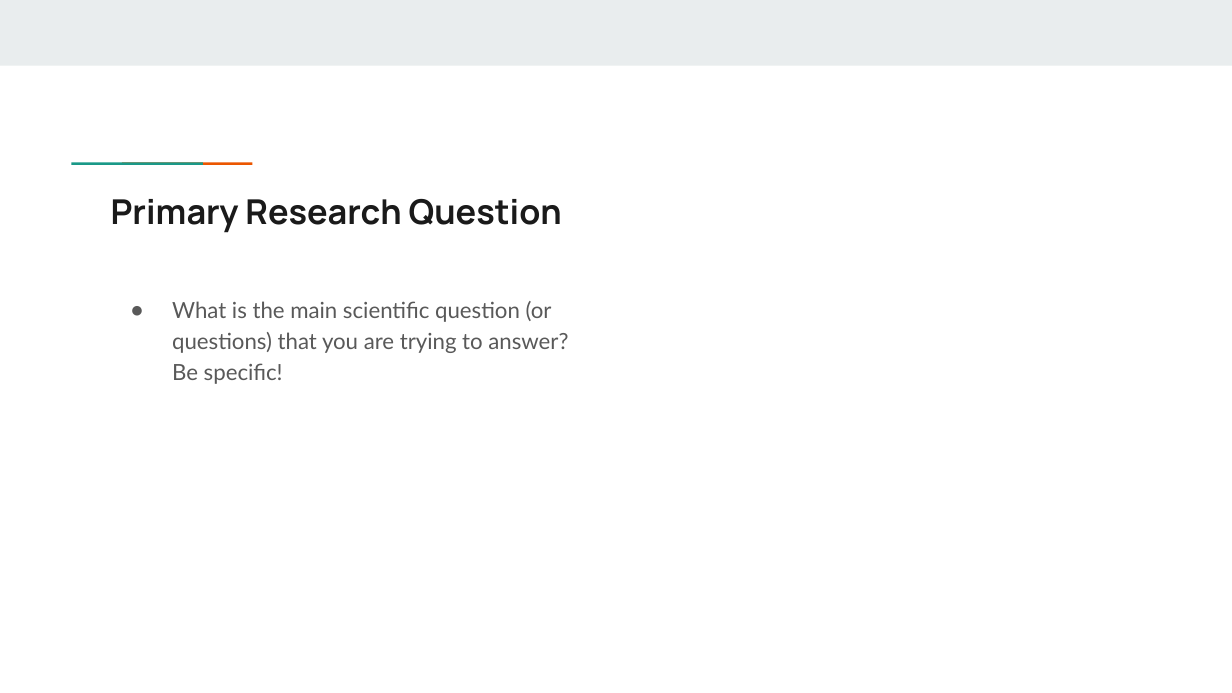
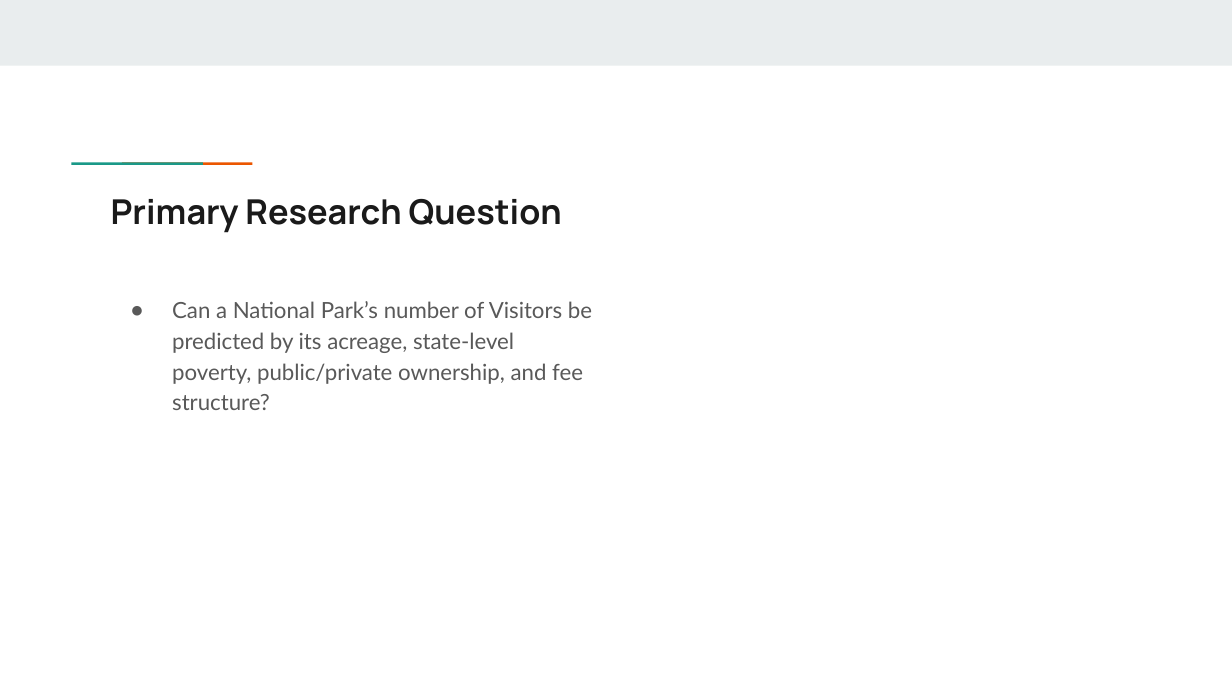
Before and after one commit to JViehman/NationalParks, a slide deck: slide 3 of Presentations/Presentation03.pptx. Drawn at 1232x693 pixels with LibreOffice and Linux fonts; fonts in the diff are those of the drawing. Boxes give left, top, right and bottom in pixels: in the first picture for what was removed or moved away, otherwise in the second. Text is boxed around its words. In the diff, an @@ line names an element or a change of style, - is before the commit and + after.

```diff
--- a/Presentations/Presentation03.pptx
+++ b/Presentations/Presentation03.pptx
@@ text at [172,301,592,410]: text changed @@
-● What is the main scientific question (or questions) that you are trying to answer? Be specific!
+● Can a National Park’s number of Visitors be predicted by its acreage, state-level poverty, public/private ownership, and fee structure?
```
Also in this commit, not shown: 1 other slide changed, 1 slide added, 3 other files.
